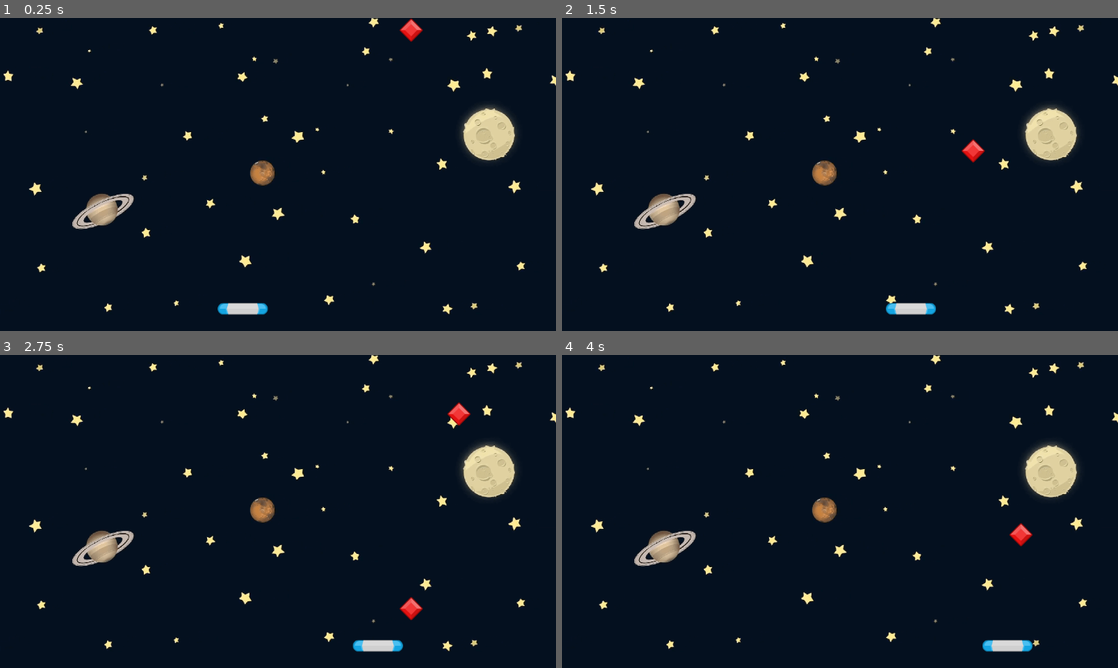
Above: before the commit, frames 1-4 (two rows, left to right).
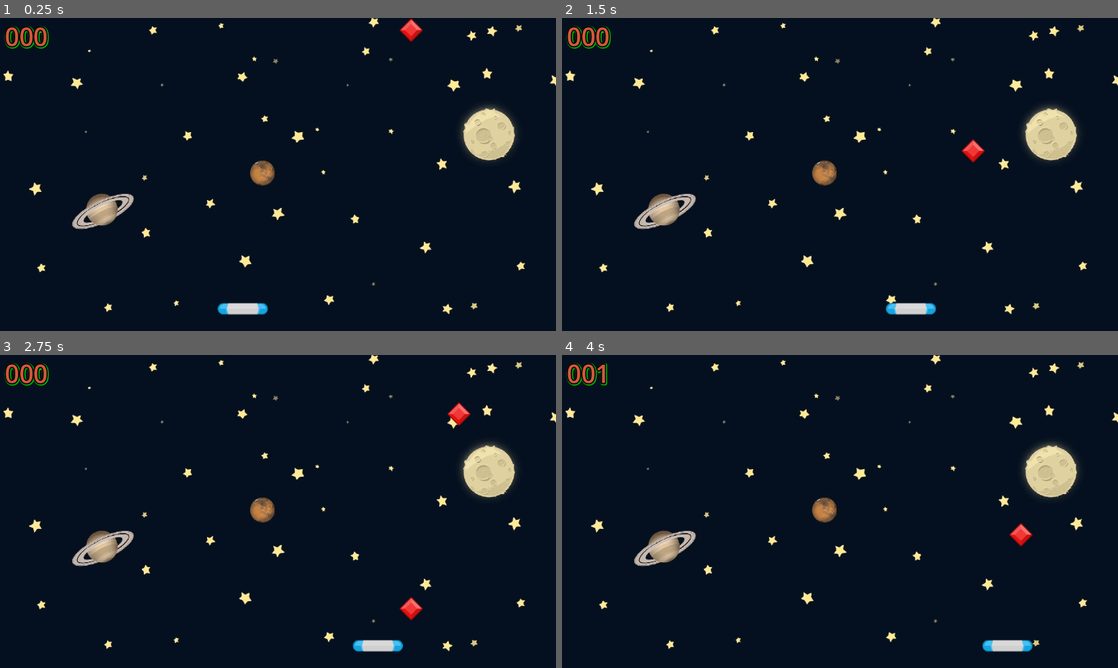
Above: after the commit, the same moments.

Repository: RamzesKh/gem_catcher
Game: Godot game, scene res://Scenes/Game/Game.tscn
Two runs of this game, one before a commit and one after it. Both use one fixed random seed, a clock stepped at 60 frames per second and the inputs below.
Inputs:
- Up to frame 1 (0.25 s): no input
- Up to frame 2 (1.5 s): hold Right (Right) 0.53-1.28 s; hold A (Left) from 1.28 s (still down)
- Up to frame 3 (2.75 s): release A (Left) at 2.03 s; hold Right (Right) from 2.03 s (still down)
- Up to frame 4 (4 s): release Right (Right) at 3.53 s; hold A (Left) from 3.53 s (still down)

The runs differ from the first frame. In frame 1, 0.5% of the frame differs, in the area x 0-9%, y 2-10%; in frame 2, 0.5%; in frame 3, 0.5%; in frame 4, 0.4%.

Commit message:
Add score tracking and display to Game scene
Introduces a SCORE variable and updates it when the paddle area is entered. Adds a ScoreLabel node to the scene and updates its text to reflect the current score.

Diff:
--- a/Scenes/Game/Game.gd
+++ b/Scenes/Game/Game.gd
@@ -5,10 +5,11 @@
 @onready var score_sound: AudioStreamPlayer2D = $ScoreSound
 const EXPLODE = preload("res://assets/explode.wav")
 @onready var background_sound: AudioStreamPlayer = $BackgroundSound
+@onready var score_label: Label = $ScoreLabel
 
 const GEM = preload("res://Scenes/Gem/Gem.tscn")
 const MARGIN = 20
-
+var SCORE : int = 0
 
 func _ready() -> void:
 	spawn_gem()
@@ -38,6 +39,9 @@
 	if not score_sound.playing:
 		score_sound.position = area.position
 		score_sound.play()
+	SCORE = SCORE + 1
+	score_label.text = "%03d" % SCORE
+
 
 
 func _on_gem_off_screen() -> void:
--- a/Scenes/Game/Game.tscn
+++ b/Scenes/Game/Game.tscn
@@ -30,5 +30,18 @@
 [node name="ScoreSound" type="AudioStreamPlayer2D" parent="."]
 stream = ExtResource("5_y3kpf")
 
+[node name="ScoreLabel" type="Label" parent="."]
+offset_left = 10.0
+offset_top = 2.0
+offset_right = 99.0
+offset_bottom = 74.0
+theme_override_colors/font_color = Color(0.837925, 0.345485, 0.240201, 1)
+theme_override_colors/font_shadow_color = Color(0, 0.725175, 2.5028e-06, 1)
+theme_override_colors/font_outline_color = Color(0, 0, 0, 1)
+theme_override_constants/outline_size = 10
+theme_override_constants/shadow_outline_size = 15
+theme_override_font_sizes/font_size = 52
+text = "000"
+
 [connection signal="area_entered" from="Paddle" to="." method="_on_paddle_area_entered"]
 [connection signal="timeout" from="Timer" to="." method="_on_timer_timeout"]
